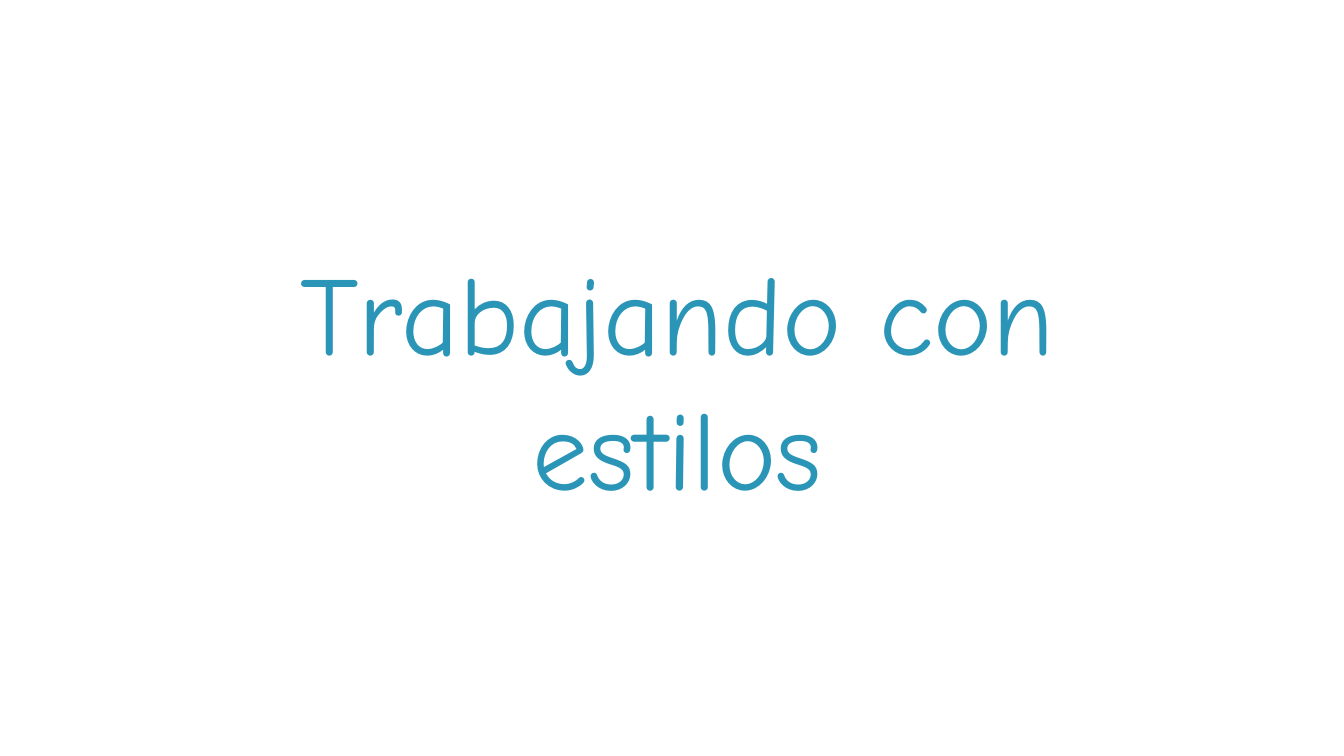
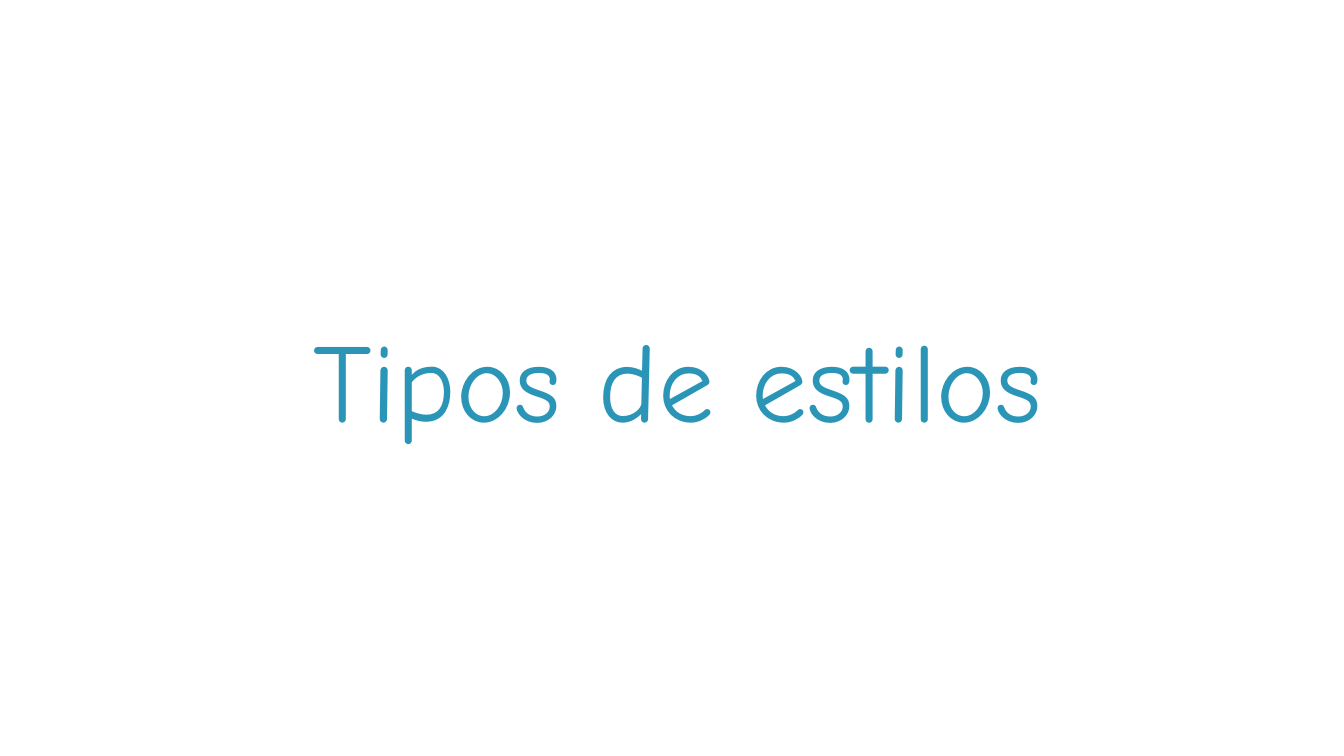
Before and after one commit to transpa1416/tigali, a slide deck: slide 1 of public/downloads/writer/module03/M03Topic01.pptx. Drawn at 1344x756 pixels with LibreOffice and Linux fonts; fonts in the diff are those of the drawing; background and template pictures are left out. Boxes give left, top, right and bottom in pixels: in the first picture for what was removed or moved away, otherwise in the second. Text is boxed around its words. In the diff, an @@ line names an element or a change of style, - is before the commit and + after.

```diff
--- a/public/downloads/writer/module03/M03Topic01.pptx
+++ b/public/downloads/writer/module03/M03Topic01.pptx
@@ title at [313,345,1042,444]: text changed @@
-Trabajando con estilos
+Tipos de estilos
```
Also in this commit, not shown: 1 other slide changed, 11 slides added, 60 slides removed, 16 other files.
